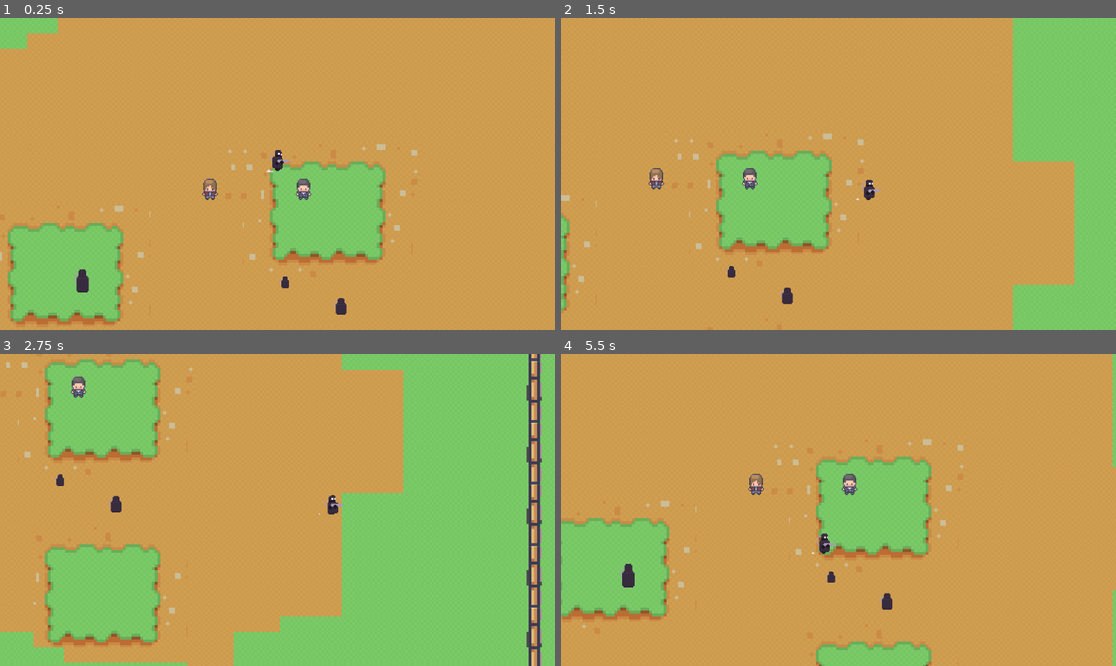
Above: before the commit, frames 1-4 (two rows, left to right).
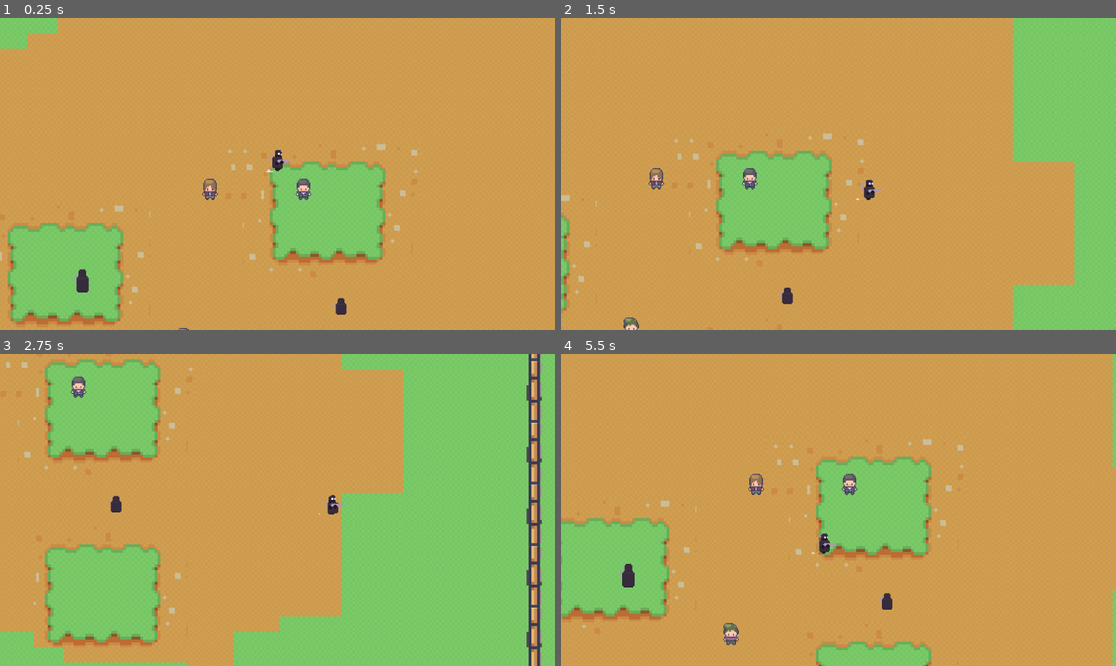
Above: after the commit, the same moments.

Repository: PieFlavr/Spring-2025-Hackathon
Game: Godot game, scene res://scenes/game.tscn
The game is run twice, just before and just after one commit, with the same random seed, the same clock (stepped at 60 frames per second) and the same inputs.
Inputs:
- Up to frame 1 (0.25 s): no input
- Up to frame 2 (1.5 s): tap Enter (ui_accept) at 0.5, 0.77 s; hold Right (ui_right) 0.53-1.28 s; hold Down (ui_down) from 1.28 s (still down)
- Up to frame 3 (2.75 s): tap Enter (ui_accept) at 1.52 s; release Down (ui_down) at 2.03 s; hold Right (ui_right) from 2.03 s (still down)
- Up to frame 4 (5.5 s): release Right (ui_right) at 2.78 s; hold Up (ui_up) 2.78-3.53 s; tap Enter (ui_accept) at 3.02, 3.77, 4.52 s; hold Left (ui_left) 3.53-5.03 s; hold Down (ui_down) from 5.03 s (still down)

The runs differ from the first frame. In frame 1, less than 0.1% of the frame differs, in the area x 32-53%, y 82-100%; in frame 2, 0.1%; in frame 3, less than 0.1%; in frame 4, 0.2%, in the area x 29-50%, y 69-94%.

Commit message:
Added Kyle npc and proper texture

Diff:
--- a/scenes/NPC_Riley.tscn
+++ b/scenes/NPC_Riley.tscn
@@ -1,3 +1,31 @@
-[gd_scene format=3 uid="uid://xf2b23k3n76w"]
+[gd_scene load_steps=5 format=3 uid="uid://xf2b23k3n76w"]
 
-[node name="NpcRiley" type="Node2D"]
+[ext_resource type="Texture2D" uid="uid://dseixbt0aws2h" path="res://Assets/Modern tiles_Free/Characters_free/Adam_idle_16x16.png" id="1_6nu4v"]
+
+[sub_resource type="RectangleShape2D" id="RectangleShape2D_7ks6h"]
+size = Vector2(14, 21)
+
+[sub_resource type="AtlasTexture" id="AtlasTexture_w04l7"]
+atlas = ExtResource("1_6nu4v")
+region = Rect2(48, 0, 16, 32)
+
+[sub_resource type="SpriteFrames" id="SpriteFrames_71i76"]
+animations = [{
+"frames": [{
+"duration": 1.0,
+"texture": SubResource("AtlasTexture_w04l7")
+}],
+"loop": true,
+"name": &"idle",
+"speed": 5.0
+}]
+
+[node name="NpcRiley" type="CharacterBody2D"]
+
+[node name="CollisionShape2D" type="CollisionShape2D" parent="."]
+position = Vector2(0, 4.5)
+shape = SubResource("RectangleShape2D_7ks6h")
+
+[node name="AnimatedSprite2D" type="AnimatedSprite2D" parent="."]
+sprite_frames = SubResource("SpriteFrames_71i76")
+animation = &"idle"
--- a/scenes/game.tscn
+++ b/scenes/game.tscn
@@ -8,11 +8,15 @@
 [ext_resource type="Texture2D" uid="uid://blvrwhgfli3dt" path="res://Assets/SERENE_VILLAGE_REVAMPED/RPG_MAKER_MV/Outside_Stuff_TILESET_B-C-D-E.png" id="5_kvpfn"]
 [ext_resource type="Texture2D" uid="uid://dt3nands3r7xw" path="res://Assets/SERENE_VILLAGE_REVAMPED/RPG_MAKER_MV/Terrains_TILESET_B-C-D-E.png" id="6_dinhu"]
 [ext_resource type="PackedScene" uid="uid://yyr5tv24fsar" path="res://scenes/npc_tanya.tscn" id="8_0tnpc"]
-[ext_resource type="Script" uid="uid://clqysyuokik4y" path="res://scenes/area_2d_tanya.gd" id="8_dinhu"]
+[ext_resource type="Script" uid="uid://clqysyuokik4y" path="res://scripts/area_2d_tanya.gd" id="8_dinhu"]
 [ext_resource type="PackedScene" uid="uid://cbphweclp0vy7" path="res://scenes/npc_Croakie.tscn" id="9_0tnpc"]
 [ext_resource type="PackedScene" uid="uid://ddai7g0hxjg3w" path="res://scenes/NPC_2Riley.tscn" id="9_vtaks"]
 [ext_resource type="PackedScene" uid="uid://dvjeuhph502wa" path="res://kyle.tscn" id="10_vtaks"]
+[ext_resource type="Script" uid="uid://br276joenxyhl" path="res://scripts/area_2d_riley.gd" id="11_ca42v"]
 [ext_resource type="PackedScene" uid="uid://gy2e86t8a2y" path="res://scenes/conversation_menu.tscn" id="11_kvpfn"]
+[ext_resource type="Script" uid="uid://c7erfg1pchow" path="res://scripts/area_2d_Croakie.gd" id="13_rysoc"]
+[ext_resource type="Script" uid="uid://75gweortm77b" path="res://scripts/area_2d_kyle.gd" id="15_ssvqc"]
+[ext_resource type="PackedScene" uid="uid://xf2b23k3n76w" path="res://scenes/NPC_Riley.tscn" id="16_rysoc"]
 
 [sub_resource type="TileSetAtlasSource" id="TileSetAtlasSource_kvuet"]
 texture = ExtResource("3_0tnpc")
@@ -104,6 +108,9 @@
 [sub_resource type="WorldBoundaryShape2D" id="WorldBoundaryShape2D_lnu2h"]
 distance = -158.0
 
+[sub_resource type="CircleShape2D" id="CircleShape2D_rysoc"]
+radius = 20.025
+
 [node name="Game" type="Node2D"]
 script = ExtResource("1_lbhrr")
 
@@ -144,14 +151,29 @@
 shape = SubResource("WorldBoundaryShape2D_lnu2h")
 
 [node name="NPC_Riley" parent="." instance=ExtResource("9_vtaks")]
+visible = false
 position = Vector2(29, 73)
 script = null
 
 [node name="NPC_Croakie" parent="." instance=ExtResource("9_0tnpc")]
 position = Vector2(-181, 67)
 
+[node name="Area2D2" type="Area2D" parent="NPC_Croakie"]
+script = ExtResource("13_rysoc")
+
+[node name="CollisionShape2D" type="CollisionShape2D" parent="NPC_Croakie/Area2D2"]
+position = Vector2(0, -11)
+shape = SubResource("CircleShape2D_kvuet")
+
 [node name="kyle" parent="." instance=ExtResource("10_vtaks")]
 position = Vector2(49, 0)
+
+[node name="Area2D2" type="Area2D" parent="kyle"]
+script = ExtResource("15_ssvqc")
+
+[node name="CollisionShape2D" type="CollisionShape2D" parent="kyle/Area2D2"]
+position = Vector2(0, -11)
+shape = SubResource("CircleShape2D_kvuet")
 
 [node name="CanvasLayer" type="CanvasLayer" parent="."]
 
@@ -159,6 +181,26 @@
 unique_name_in_owner = true
 z_index = 2
 
+[node name="NpcRiley" parent="." instance=ExtResource("16_rysoc")]
+position = Vector2(-74, 140)
+
+[node name="Area2D2" type="Area2D" parent="NpcRiley"]
+position = Vector2(103, -67)
+script = ExtResource("11_ca42v")
+
+[node name="CollisionShape2D" type="CollisionShape2D" parent="NpcRiley/Area2D2"]
+position = Vector2(-103, 72)
+shape = SubResource("CircleShape2D_rysoc")
+
 [connection signal="body_entered" from="NPC_Tanya/Area2D2" to="NPC_Tanya/Area2D2" method="_on_body_entered"]
 [connection signal="body_exited" from="NPC_Tanya/Area2D2" to="." method="_on_area_2d_2_body_exited"]
 [connection signal="body_exited" from="NPC_Tanya/Area2D2" to="NPC_Tanya/Area2D2" method="_on_body_exited"]
+[connection signal="body_entered" from="NPC_Croakie/Area2D2" to="NPC_Croakie/Area2D2" method="_on_body_entered"]
+[connection signal="body_exited" from="NPC_Croakie/Area2D2" to="." method="_on_area_2d_2_body_exited"]
+[connection signal="body_exited" from="NPC_Croakie/Area2D2" to="NPC_Croakie/Area2D2" method="_on_body_exited"]
+[connection signal="body_entered" from="kyle/Area2D2" to="kyle/Area2D2" method="_on_body_entered"]
+[connection signal="body_exited" from="kyle/Area2D2" to="." method="_on_area_2d_2_body_exited"]
+[connection signal="body_exited" from="kyle/Area2D2" to="kyle/Area2D2" method="_on_body_exited"]
+[connection signal="body_entered" from="NpcRiley/Area2D2" to="NpcRiley/Area2D2" method="_on_body_entered"]
+[connection signal="body_exited" from="NpcRiley/Area2D2" to="." method="_on_area_2d_2_body_exited"]
+[connection signal="body_exited" from="NpcRiley/Area2D2" to="NpcRiley/Area2D2" method="_on_body_exited"]
--- a/scenes/area_2d_tanya.gd
+++ b/scripts/area_2d_Croakie.gd
@@ -3,9 +3,7 @@
 @onready var conversation_menu: Control = %ConversationMenu
 
 func _on_body_entered(body: Node2D) -> void:
-	print("Tanya1")
 	if body.name == "Player":
-		print("Tanya2")
 		conversation_menu.displayQuestion(["Two", "Three"])
 
 
--- /dev/null
+++ b/scripts/area_2d_kyle.gd
@@ -0,0 +1 @@
+extends Area2D
--- /dev/null
+++ b/scripts/area_2d_riley.gd
@@ -0,0 +1,16 @@
+extends Area2D
+
+@onready var conversation_menu: Control = %ConversationMenu
+
+func _on_body_entered(body: Node2D) -> void:
+	if body.name == "Player":
+		conversation_menu.displayQuestion(["Two", "Three"])
+
+
+
+
+
+
+func _on_body_exited(body: Node2D) -> void:
+	conversation_menu.closeMenu()
+	print("Now closing menu")
--- /dev/null
+++ b/scripts/area_2d_tanya.gd
@@ -0,0 +1,16 @@
+extends Area2D
+
+@onready var conversation_menu: Control = %ConversationMenu
+
+func _on_body_entered(body: Node2D) -> void:
+	if body.name == "Player":
+		conversation_menu.displayQuestion(["Two", "Three"])
+
+
+
+
+
+
+func _on_body_exited(body: Node2D) -> void:
+	conversation_menu.closeMenu()
+	print("Now closing menu")
Not shown: 1 places in scenes/game.tscn that only renumber resources
Not shown, added: scripts/area_2d_Croakie.gd.uid
Not shown, added: scripts/area_2d_kyle.gd.uid
Not shown, added: scripts/area_2d_riley.gd.uid
Renamed: scenes/area_2d_tanya.gd.uid -> scripts/area_2d_tanya.gd.uid
